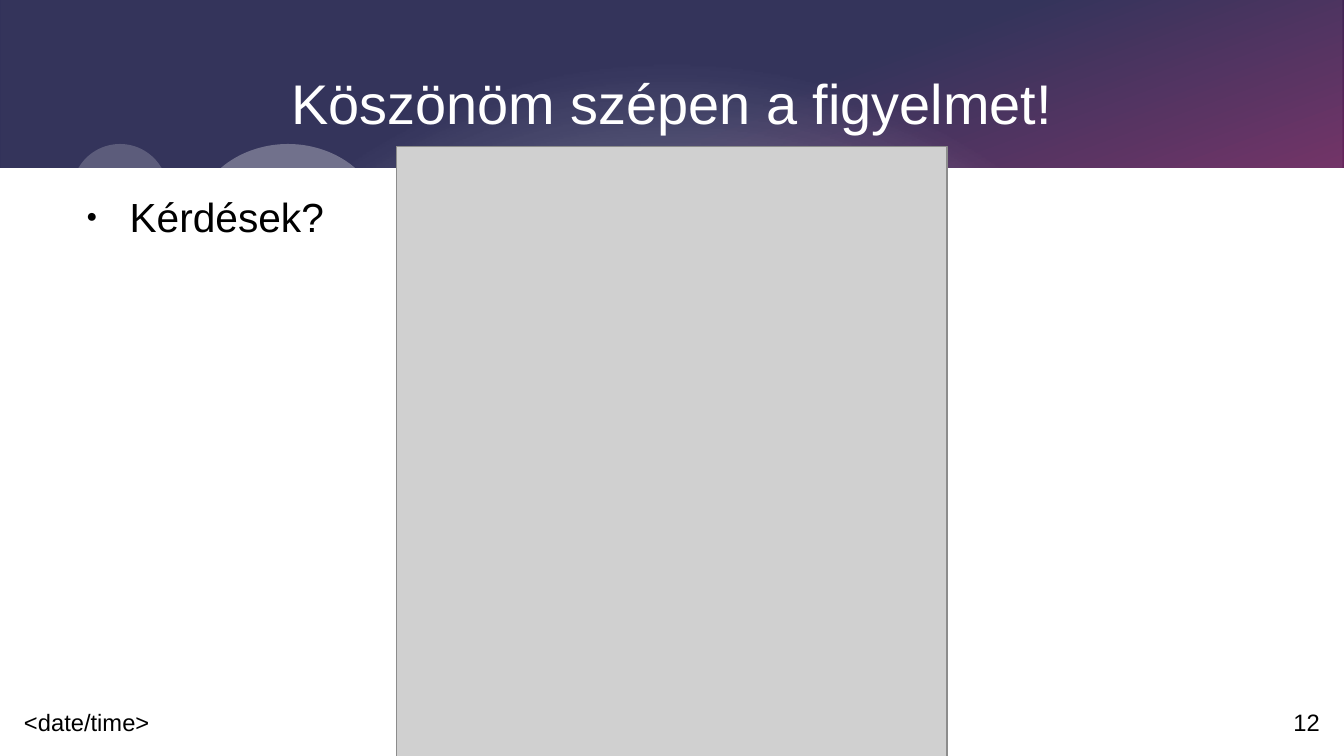
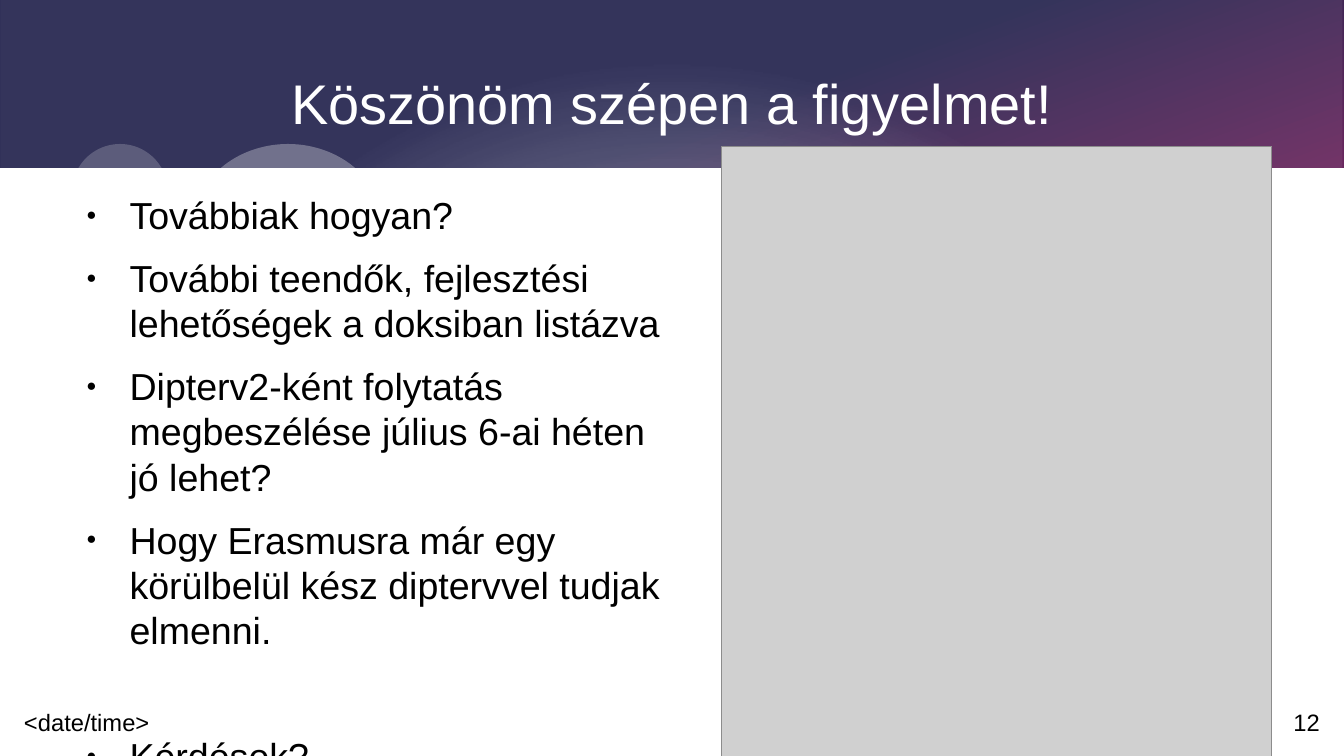
Before and after one commit to 4321ba/GodotGaussianSplattingNodes, a slide deck: slide 12 of documentation/presentation.odp. Drawn at 1344x756 pixels with LibreOffice and Linux fonts; fonts in the diff are those of the drawing; grey boxes stand for pictures. Boxes give left, top, right and bottom in pixels: in the first picture for what was removed or moved away, otherwise in the second. Text is boxed around its words. In the diff, an @@ line names an element or a change of style, - is before the commit and + after.

```diff
--- a/documentation/presentation.odp
+++ b/documentation/presentation.odp
@@ picture: place and size @@
-picture at (398,146,948,756)
+picture at (722,146,1272,756)
@@ text "Továbbiak hogyan?" at (130,201,659,645): size 24 to 22.2 pt in "Kérdések?" @@
@@ text at (130,201,659,645): paragraphs added @@
+● Továbbiak hogyan?
+● További teendők, fejlesztési lehetőségek a doksiban listázva
+● Dipterv2-ként folytatás megbeszélése július 6-ai héten jó lehet?
+● Hogy Erasmusra már egy körülbelül kész diptervvel tudjak elmenni.
@@ ellipse removed at (984,528,1176,696) @@
```
Also in this commit, not shown: 3 other files.
